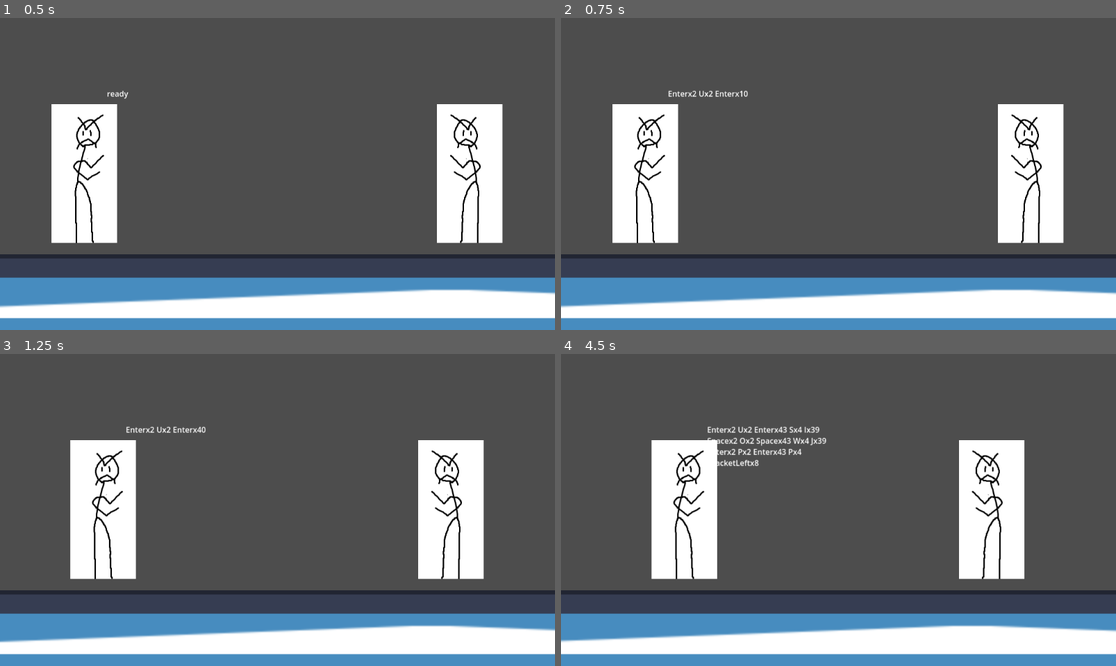
Above: before the commit, frames 1-4 (two rows, left to right).
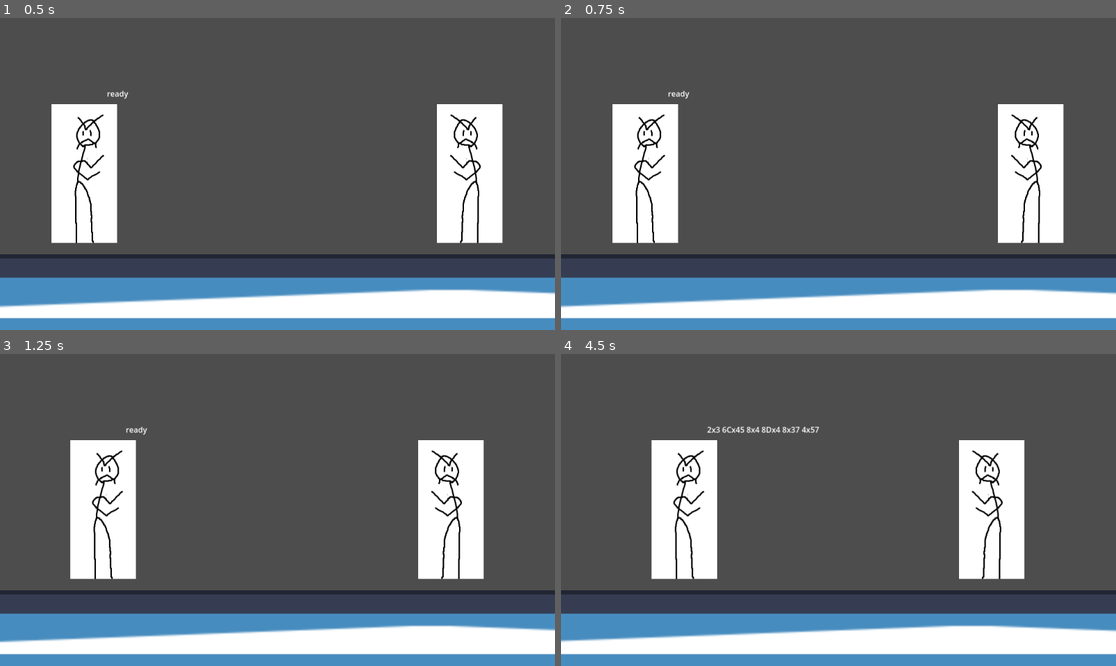
Above: after the commit, the same moments.

Repository: MichaelRatel/Fighting-Game-IEEE
Game: Godot game, scene res://main_scene.tscn
The game is run twice, just before and just after one commit, with the same random seed, the same clock (stepped at 60 frames per second) and the same inputs. The engine's default icon, where the game draws it, is replaced by a stand-in: a white triangle on a blue panel in a dark square.
Inputs:
- Up to frame 1 (0.5 s): no input
- Up to frame 2 (0.75 s): tap Enter at 0.5 s; hold D (player1_right) from 0.53 s (still down); hold U (player1_a) from 0.53 s (still down)
- Up to frame 3 (1.25 s): keep holding D (player1_right); keep holding U (player1_a)
- Up to frame 4 (4.5 s): release D (player1_right) at 1.28 s; release U (player1_a) at 1.28 s; hold S (player1_down) 1.28-2.03 s; tap I (player1_b) at 1.35 s; tap Space at 2 s; hold D (player1_right) 2.03-2.78 s; hold O (player1_c) 2.03-2.78 s; hold W (player1_up) 2.78-3.53 s; tap J (player1_d) at 2.85 s; tap Enter at 3.5 s; hold P (player2_a) 3.53-4.28 s; hold A (player1_left) from 3.53 s (still down); tap [ (player2_b) at 4.35 s

Frame 1 is identical in both runs. In frame 2, 0.2% of the frame differs, in the area x 19-34%, y 23-26%; in frame 3, 0.2%; in frame 4, 0.8%, in the area x 26-48%, y 23-37%.

Commit message:
Changed input_history to read from the buffer directly

Diff:
--- a/characters/input_handling.gd
+++ b/characters/input_handling.gd
@@ -13,6 +13,7 @@
 var rightString
 var upString
 var downString
+var buffer
 
 var currentDirection
 #Player 1 is a and d atm, player 2 is left and right
@@ -30,6 +31,7 @@
 		upString = "player2_up"
 		downString = "player2_down"
 	currentDirection = persistentState.direction
+	buffer = persistentState.inputBuffer
 
 #The extra if checks here make it so you can hold left or right cross screen
 #and it will probably go into the walk backwards
@@ -42,7 +44,7 @@
 # reading new inputs
 func _process(_delta):
 	# We call the buffer every time so it updates
-	var buffer = persistentState.inputBuffer
+
 	if(buffer.front() == null):
 		return
 
--- a/input_history.gd
+++ b/input_history.gd
@@ -8,37 +8,36 @@
 var count = 1 # counts the number of frames the input was held
 var current_keycode
 var timer = 1 #counts the number of frames for the text to disappear
+var isReady = 0
 
 # Called when the node enters the scene tree for the first time.
 func _ready():
+	persistentState = get_node("../")
+	print(persistentState)
 	self.text="ready"
 
 
 # Called every frame. 'delta' is the elapsed time since the previous frame.
 func _process(delta):
+	if(1 == isReady):
+		current_input = persistentState.buffer.slice(-1)[0].toString()
 	#yet to differentiate which player responds to which key
-	if Input.is_anything_pressed() and current_input != "": #only if current input is a keyboard input
+	if(isReady == 1): # if we have an input
 		if last_input != current_input:
-			input_array.append(current_input)
+			input_array.append(current_input + "\n")
 			last_input = current_input
 			count = 1
 		else:
 			count=count+1
 			input_array.pop_back()
 			input_array.append(current_input+"x"+str(count))
-
 		self.text = " ".join(input_array)
 		timer=1
 	else:
 		last_input = ""
 		timer+=1
 		if timer*delta > 2: # greater than 2 seconds
+			isReady = 1
 			self.text="ready"
 			timer=1
 			input_array=[]
-
-func _input(event):
-	if event is InputEventKey:
-		current_input=OS.get_keycode_string(event.keycode)
-	else:
-		current_input=""
